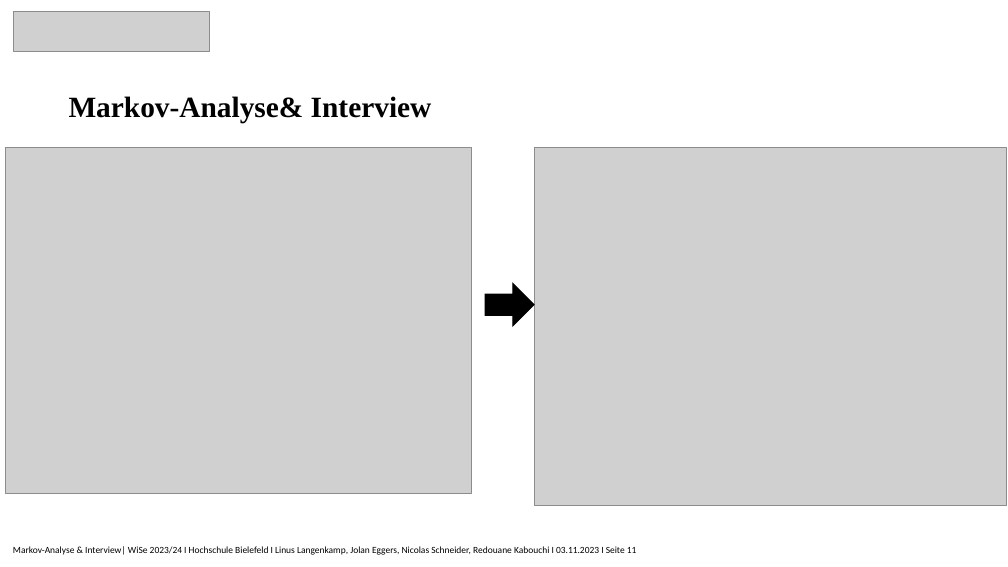
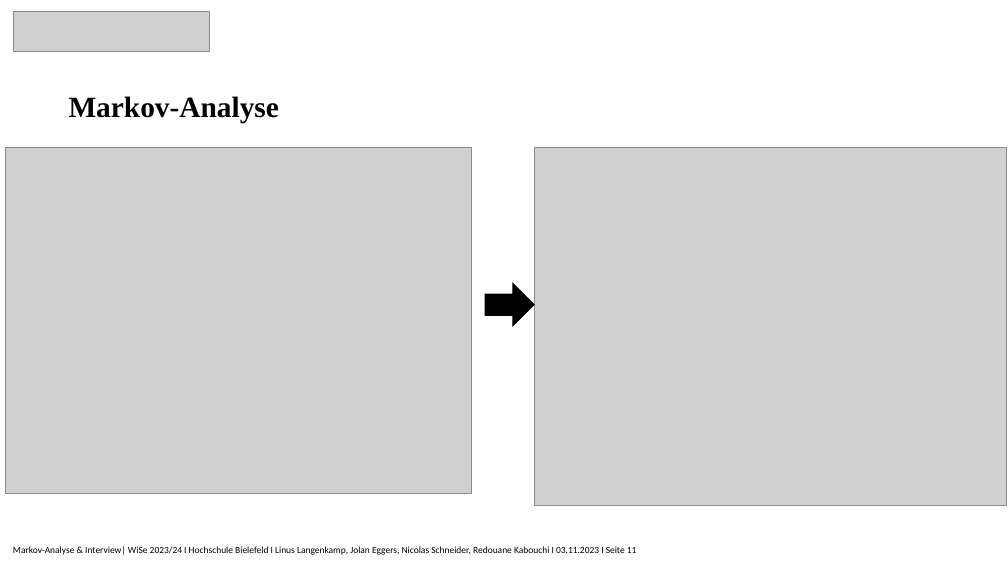
Before and after one commit to Nicolas2912/Risikomanagment_Rheinmetall, a slide deck: slide 11 of 2.Vortrag/Markov-Analyse_Präsentation.pptx. Drawn at 1008x567 pixels with LibreOffice and Linux fonts; fonts in the diff are those of the drawing; grey boxes stand for pictures. Boxes give left, top, right and bottom in pixels: in the first picture for what was removed or moved away, otherwise in the second. Text is boxed around its words. In the diff, an @@ line names an element or a change of style, - is before the commit and + after.

```diff
--- a/2.Vortrag/Markov-Analyse_Präsentation.pptx
+++ b/2.Vortrag/Markov-Analyse_Präsentation.pptx
@@ text at [69,96,279,123]: text changed @@
-Markov-Analyse& Interview
+Markov-Analyse
```
Also in this commit, not shown: 8 other slides changed, 2 slides added, 1 slide removed, 1 other file.
